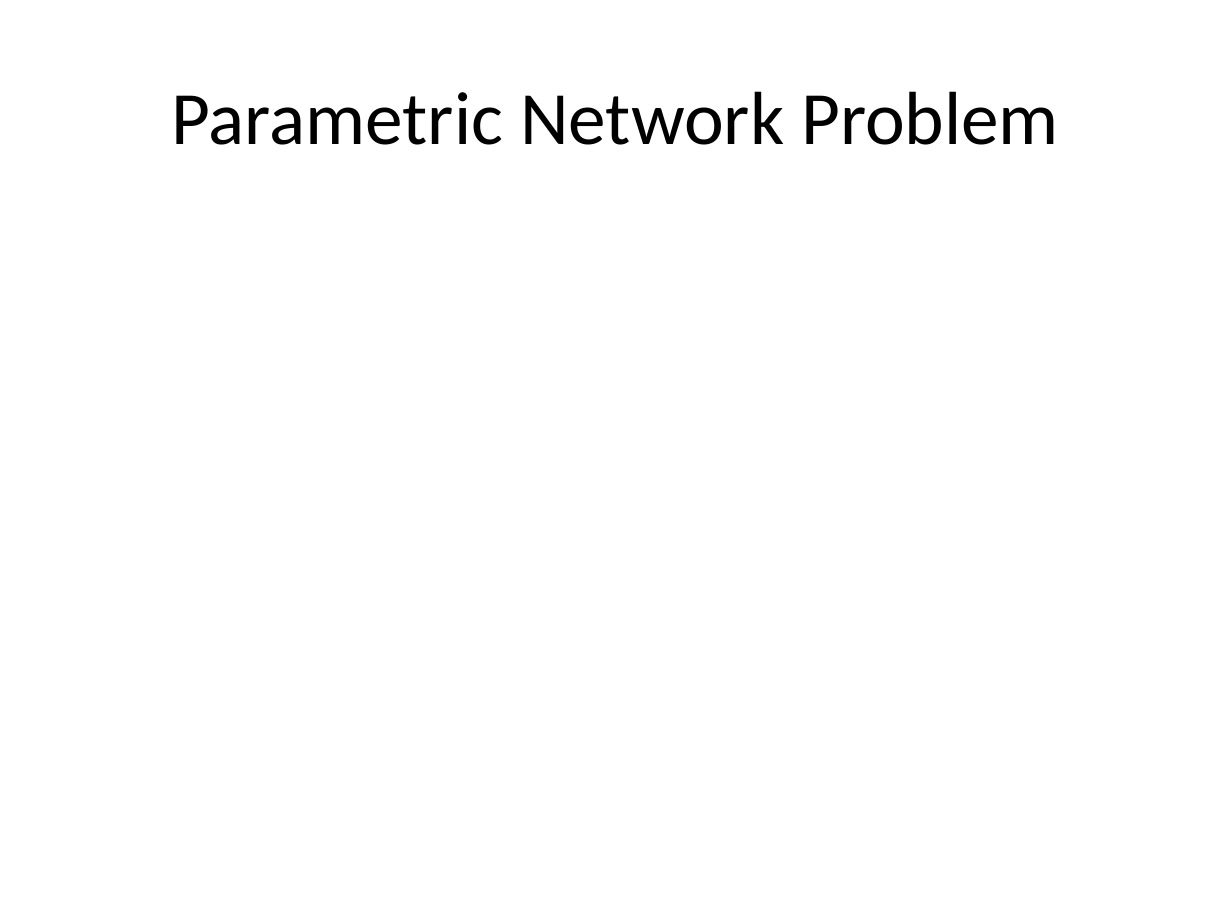
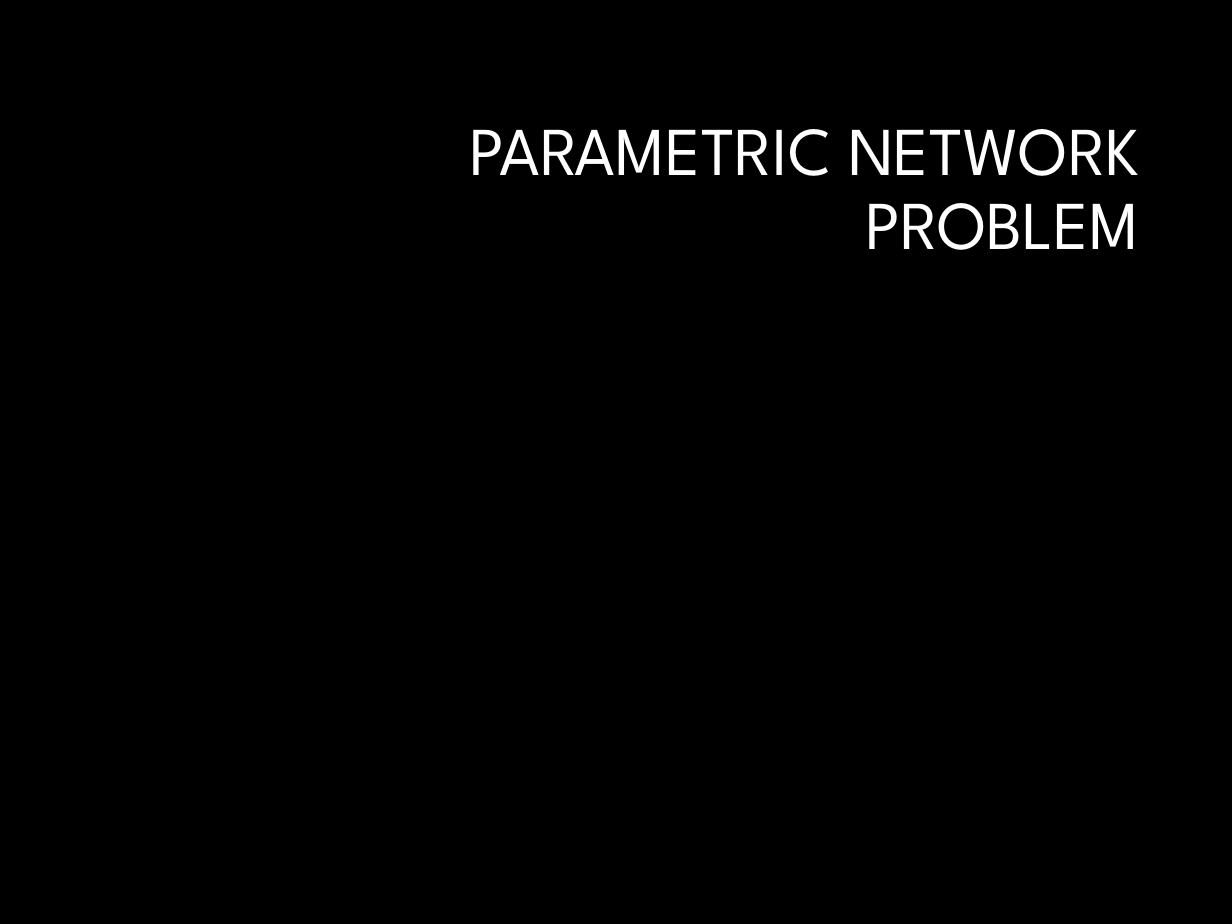
Before and after one commit to luk036/ellipsoid-method, a slide deck: slide 35 of temp4.pptx. Drawn at 1232x924 pixels with LibreOffice and Linux fonts; fonts in the diff are those of the drawing; grey boxes stand for pictures; background and template pictures are left out. Boxes give left, top, right and bottom in pixels: in the first picture for what was removed or moved away, otherwise in the second. Text is boxed around its words. In the diff, an @@ line names an element or a change of style, - is before the commit and + after.

```diff
--- a/temp4.pptx
+++ b/temp4.pptx
@@ background #FFFFFF to #000000 @@
@@ title at (x1=470, y1=129, x2=1140, y2=250): text changed; size 44 to 40 pt; font Calibri to League Spartan; text colour #000000 to #FFFFFF @@
-Parametric Network Problem
+PARAMETRIC NETWORK PROBLEM
```
Also in this commit, not shown: 62 other slides changed, 2 other files.
